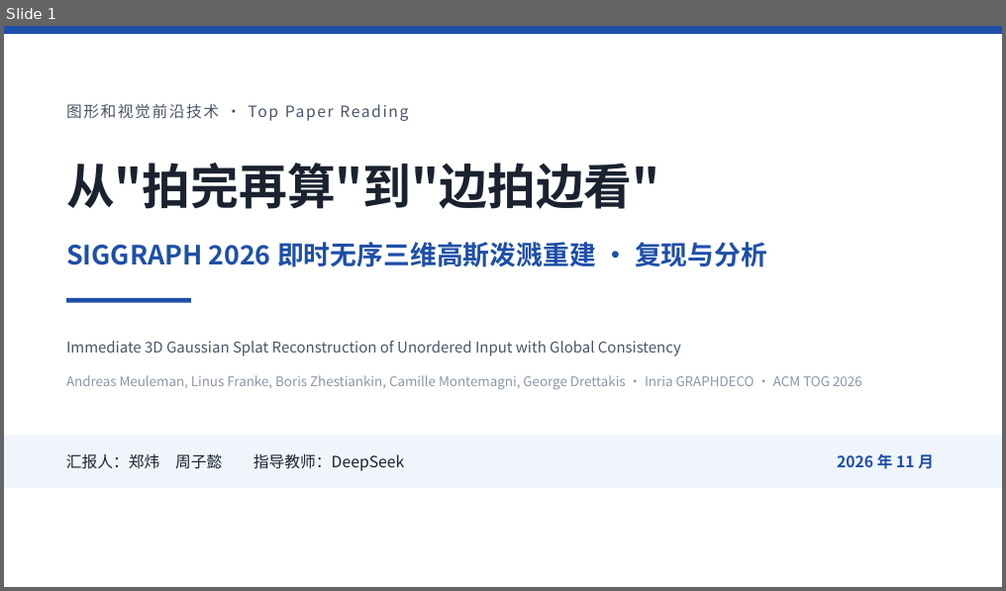
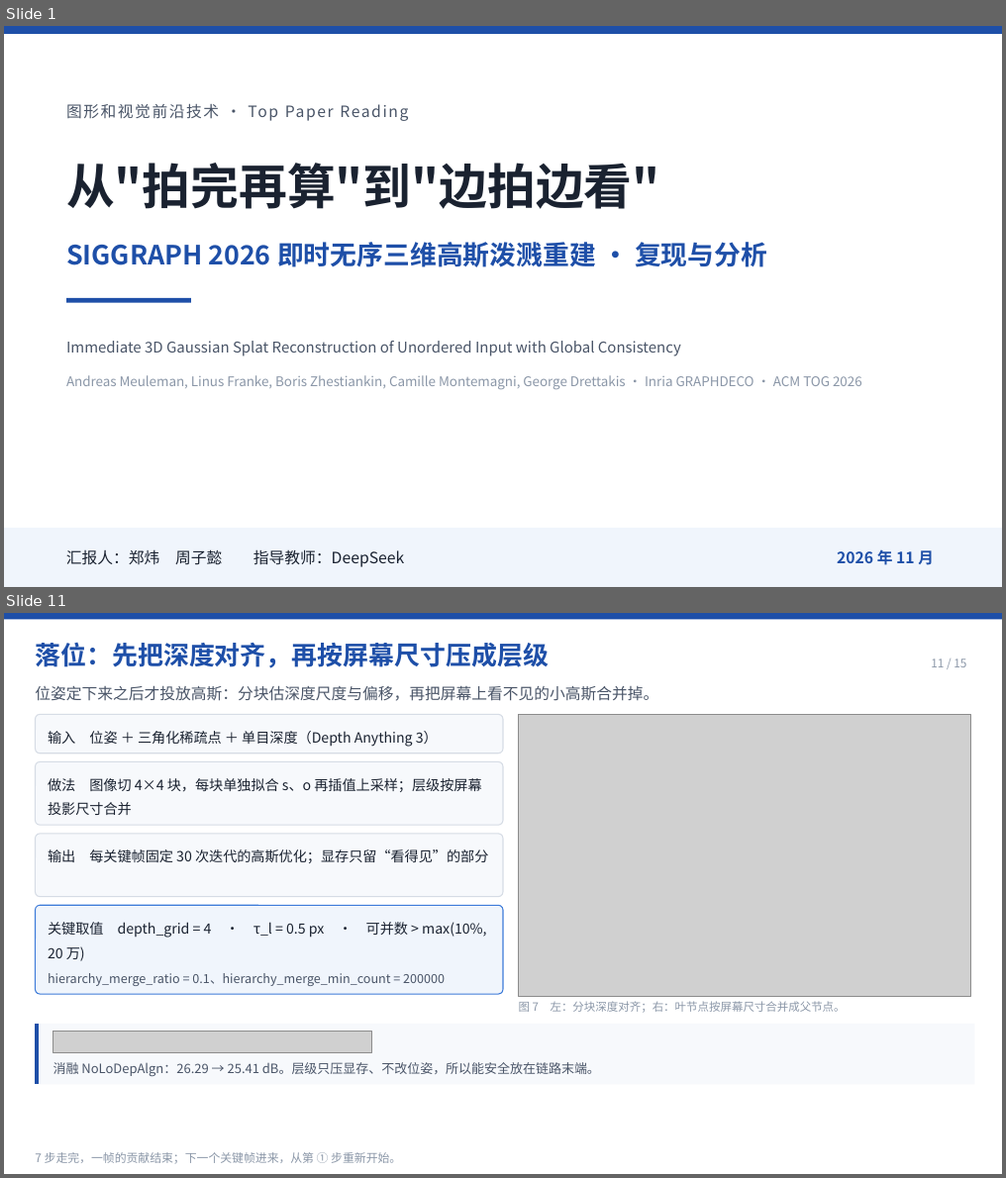
Before and after one commit to LeoZhengWei/ecnu-cs, a slide deck: ecnu-cg/02-PPT/PPT-即时三维高斯泼溅重建.pptx. Shown one above the other, each under a label of ours: slide 1 before the commit, slides 1 and 11 after it; the slides between them are not shown. The pictures are 1006x591 and 1006x1178 pixels, drawn with LibreOffice and Linux fonts; fonts in the diff are those of the drawing; grey boxes stand for pictures. Boxes give left, top, right and bottom in pixels: in the first picture for what was removed or moved away, otherwise in the second. Text is boxed around its words. In the diff, an @@ line names an element or a change of style, - is before the commit and + after.

Commit message:
feat(ecnu-cg): PPT 重构为「七步各一页」，报告同步并补七张方法示意图
- PPT 15 页重排：P2 背景+四类问题、P3 摘要+贡献+创新（原四页压成两页）；
  P4 方法总览；P5-P11 七个步骤各一页，每页固定「做什么/示意图/核心公式/
  关键超参/为什么」五段；P12 补 4 条消融条；P13 删掉全部复现工程问题，
  只留论文自述边界。原「三代工作演进」页并入 P14 结论首句。
- 新增 figs/fig1..7 七张 matplotlib 示意图与 formula/f05..11 七张公式渲染图
  （原底部公式为 ASCII 拼写法，现统一为矢量排版图）。
- slide 源码 slides/01..15 全量同步；新增 tools/figs.py、gen_steps.py、
  render_formula.py 三个可复现生成脚本。
- 报告 3.3 节按七步重写（总表+每步一段+居中公式），插入图 1-7；
  01-报告/img/m1..m7.png 与插值脚本 tools/insert_figs.py 一并入库。
- 讲稿第 2 章重写为主讲 12:20（另附 10 分钟压缩方案）；STORY、讲稿要点、
  交付说明、README 同步；「跳数」口径统一修正为「加权图距」。

```diff
--- a/ecnu-cg/02-PPT/PPT-即时三维高斯泼溅重建.pptx
+++ b/ecnu-cg/02-PPT/PPT-即时三维高斯泼溅重建.pptx
@@ slide 11 added at box(4, 613, 1002, 1174), background #FFFFFF @@
@@ rectangle added at box(4, 613, 1002, 619), fill #1E4FA8 @@
@@ text added at box(35, 642, 548, 668), 24.8 pt, text #1E4FA8, bold @@
+落位：先把深度对齐，再按屏幕尺寸压成层级
@@ text added at box(931, 659, 966, 667), 11.2 pt, text #8B97A8 @@
+11 / 15
@@ text added at box(35, 685, 658, 701), 15 pt, text #4A5568 @@
+位姿定下来之后才投放高斯：分块估深度尺度与偏移，再把屏幕上看不见的小高斯合并掉。
@@ rounded rectangle added at box(36, 714, 503, 753), fill #F7F9FC, outline #D6DCE5 1 pt @@
@@ text added at box(48, 731, 438, 747), 13.5 pt, text #1A2230 @@
+输入 位姿 ＋ 三角化稀疏点 ＋ 单目深度（Depth Anything 3）
@@ picture added at box(519, 714, 971, 996) @@
@@ rounded rectangle added at box(36, 761, 503, 825), fill #F7F9FC, outline #D6DCE5 1 pt @@
@@ text added at box(48, 778, 481, 815), 13.5 pt, text #1A2230 @@
+做法 图像切 4×4 块，每块单独拟合 s、o 再插值上采样；层级按屏幕投影尺寸合并
@@ rounded rectangle added at box(36, 834, 503, 897), fill #F7F9FC, outline #D6DCE5 1 pt @@
@@ text added at box(48, 850, 488, 863), 13.5 pt, text #1A2230 @@
+输出 每关键帧固定 30 次迭代的高斯优化；显存只留“看得见”的部分
@@ rounded rectangle added at box(36, 906, 503, 995), fill #F0F5FC, outline #3D7BD9 1 pt @@
@@ text added at box(48, 922, 486, 961), 13.5 pt, text #1A2230 @@
+关键取值 depth_grid = 4 · τ_l = 0.5 px · 可并数 > max(10%, 20 万)
@@ text added at box(48, 973, 445, 986), 12 pt, text #4A5568 @@
+hierarchy_merge_ratio = 0.1、hierarchy_merge_min_count = 200000
@@ freeform shape added at box(36, 1024, 975, 1084), fill #1E4FA8 @@
@@ rectangle added at box(40, 1024, 975, 1084), fill #F7F9FC @@
@@ text added at box(519, 1001, 846, 1013), 10.9 pt, text #8B97A8 @@
+图 7 左：分块深度对齐；右：叶节点按屏幕尺寸合并成父节点。
@@ picture added at box(54, 1032, 372, 1053) @@
@@ text added at box(54, 1062, 600, 1076), 12.4 pt, text #4A5568 @@
+消融 NoLoDepAlgn：26.29 → 25.41 dB。层级只压显存、不改位姿，所以能安全放在链路末端。
@@ text added at box(35, 1153, 401, 1164), 11.2 pt, text #8B97A8 @@
+7 步走完，一帧的贡献结束；下一个关键帧进来，从第 ① 步重新开始。
@@ slide 1 changed as well @@
@@ rectangle: place and size @@
-rectangle at box(4, 436, 1002, 488)
+rectangle at box(4, 528, 1002, 587)
@@ text "汇报人：郑炜 周子懿 指导教师：DeepSeek": place and size @@
-text "汇报人：郑炜 周子懿 指导教师：DeepSeek" at box(66, 454, 404, 472)
+text "汇报人：郑炜 周子懿 指导教师：DeepSeek" at box(66, 550, 404, 568)
@@ text "2026 年 11 月": place and size @@
-text "2026 年 11 月" at box(837, 454, 934, 470)
+text "2026 年 11 月" at box(837, 550, 934, 566)
```
Also in this commit, not shown: 6 other slides changed, 7 other slides added, 8 slides removed, 47 other files.
